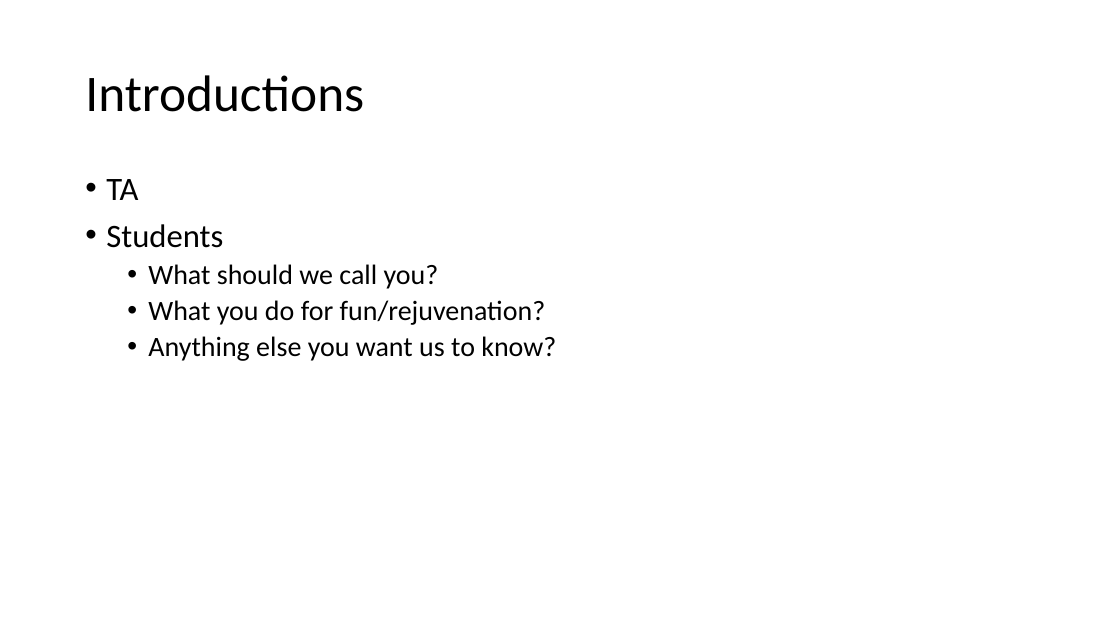
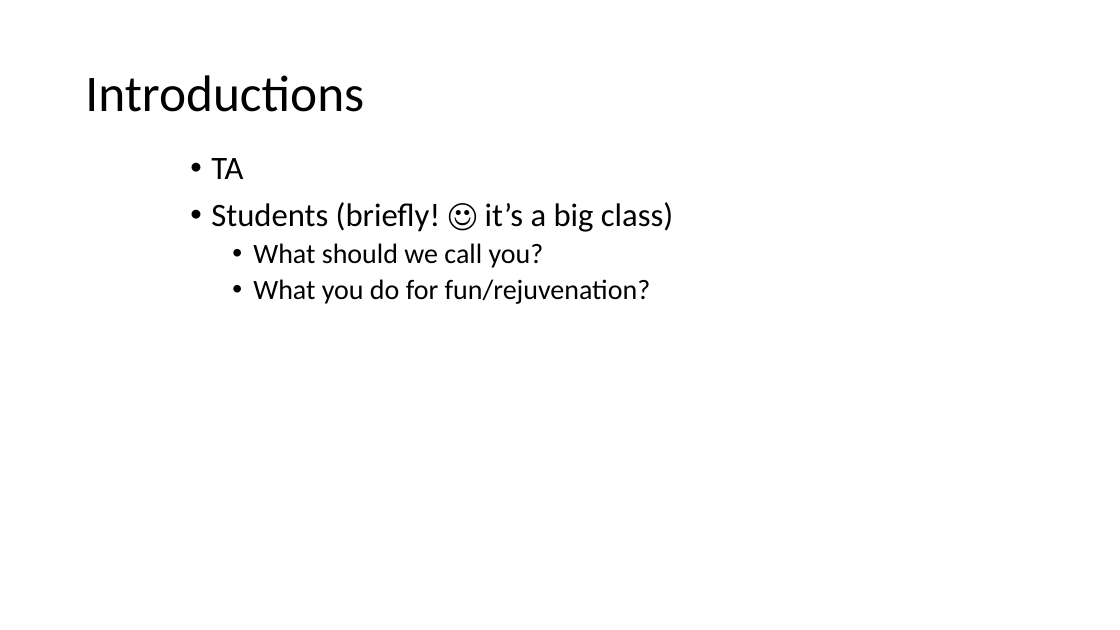
Before and after one commit to RHIT-CSSE/csse220, a slide deck: slide 8 of ClassMaterials/JavaIntro/Slides/InstructorIntro.pptx. Drawn at 1120x630 pixels with LibreOffice and Linux fonts; fonts in the diff are those of the drawing. Boxes give left, top, right and bottom in pixels: in the first picture for what was removed or moved away, otherwise in the second. Text is boxed around its words. In the diff, an @@ line names an element or a change of style, - is before the commit and + after.

Commit message:
removing class files from repo updating week1 slides to reflect modern changes to 220

```diff
--- a/ClassMaterials/JavaIntro/Slides/InstructorIntro.pptx
+++ b/ClassMaterials/JavaIntro/Slides/InstructorIntro.pptx
@@ text "TA": place and size @@
-text "TA" at [106, 179, 556, 361]
+text "TA" at [211, 158, 673, 304]
@@ text at [211, 202, 673, 232]: text changed @@
-• Students
+• Students (briefly! ☺ it’s a big class)
@@ text at [148, 336, 556, 361]: paragraph removed @@
-  • Anything else you want us to know?
```
Also in this commit, not shown: 6 other slides changed, 45 other files.
